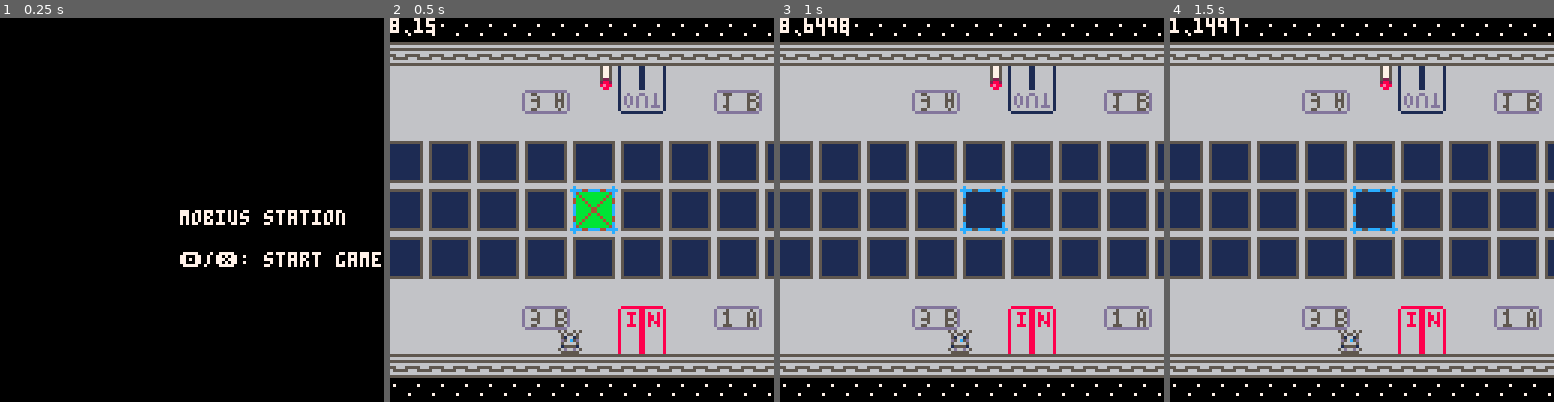
Above: before the commit, frames 1-4 (left to right).
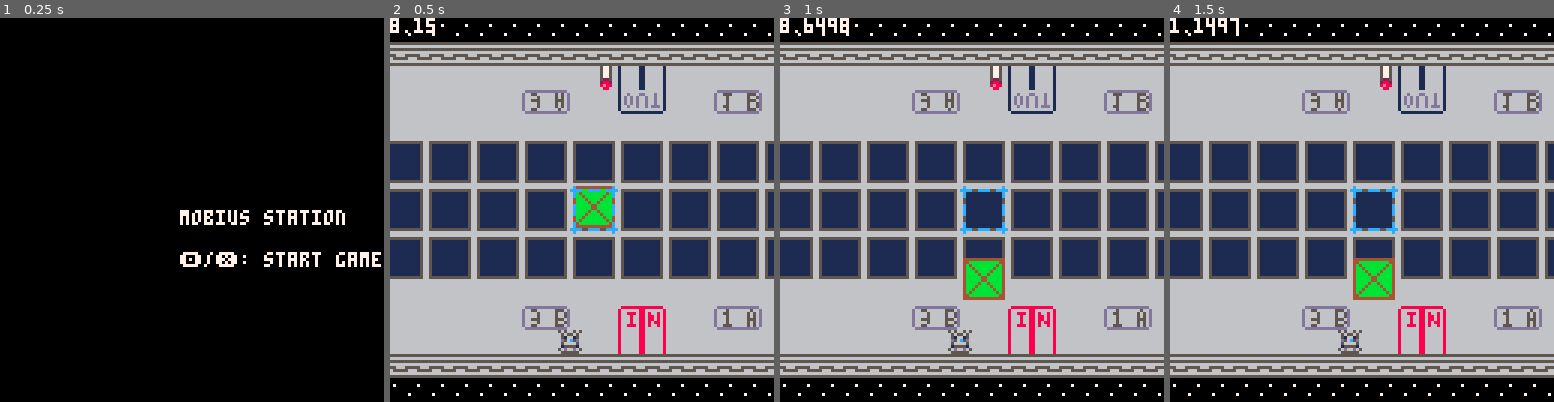
Above: after the commit, the same moments.

Repository: m-r-hunt/Pico-8-Carts
Game: PICO-8 cartridge mobius.p8
Same seed, same stepped clock (60 frames per second), same inputs: the game is played once before the commit and once after it.
Inputs:
- Up to frame 1 (0.25 s): no input
- Up to frame 2 (0.5 s): tap X (X key) at 0.33 s
- Up to frame 3 (1 s): tap O (Z key) at 0.7 s
- Up to frame 4 (1.5 s): tap X (X key) at 1.07 s

Frame 1 is identical in both runs. In frame 2, 0.4% of the frame differs, in the area x 48-58%, y 43-56%; in frame 3, 1.2%, in the area x 47-59%, y 62-74%; in frame 4, 1.2%.

Commit message:
Initial somewhat janky implementation of moving crates

Diff:
--- a/mobius.p8
+++ b/mobius.p8
@@ -7,16 +7,17 @@
 
 --todo
 
---animated crates
+--switch to more small crates(?)
+--fix crate pathfinding around joins
 --better ui on fment
 --day summary screen
 --banners/transitions between states
 --reconceptualize crate management as push/pull
---switch to more small crates(?)
 
 --done
 --multi delivery
 --multi fment
+--animated crates
 
 -->8
 --core
@@ -32,6 +33,7 @@
 		cargo[i]={}
 	end
 	inventory={}
+	crates={}
 end
 
 function get_empty_slot(row,aside)
@@ -55,7 +57,7 @@
 end
 
 function get_target_crate()
-	local row=flr((px%half_loop_width)/16)+1
+	local row=(px%half_loop_width)\16+1
 	local aside=px<half_loop_width
 	local pos
 	if pcarried then
@@ -75,11 +77,33 @@
 		local n,pos=get_target_crate()
 		if not pcarried and cargo[n][pos] then
 			pcarried=cargo[n][pos]
+			pcarried.target="player"
 			cargo[n][pos]=nil
 		elseif pcarried and not cargo[n][pos] then
 			cargo[n][pos]=pcarried
+			pcarried.target="storage"
+			pcarried.targetshelf=n
+			pcarried.targetpos=pos
 			pcarried=nil
 		end
+	end
+end
+
+function get_crate_target_pos(c)
+	if c.target=="storage" then
+		local post={a=9*8,mid=7*8,b=5*8}
+		assert(post[c.targetpos],c.targetpos)
+		return (c.targetshelf-1)*16,post[c.targetpos]
+	elseif c.target=="player" then
+		return px,10*8
+	end
+end
+
+function update_crates()
+	for _,c in pairs(crates) do
+		local tx,ty=get_crate_target_pos(c)
+		c.x=c.x+(tx-c.x)/2
+		c.y=c.y+(ty-c.y)/2
 	end
 end
 
@@ -88,21 +112,9 @@
 end
 
 function draw_objects()
-	for i=1,12 do
-		local c=cargo[i]
-		local x=(i-1)*16
-		if c.a then
-			spr(c.a,x,9*8,2,2)
-			spr(c.a,x+half_loop_width,5*8,2,2,false,true)
-		end
-		if c.mid then
-			spr(c.mid,x,7*8,2,2)
-			spr(c.mid,x+half_loop_width,7*8,2,2,false,true)
-		end
-		if c.b then
-			spr(c.b,x,5*8,2,2)
-			spr(c.b,x+half_loop_width,9*8,2,2,false,true)
-		end
+	for _,crate in pairs(crates) do
+		spr(crate.type,crate.x,crate.y,2,2)
+		spr(crate.type,crate.x+half_loop_width,112-crate.y,2,2)
 	end
 
 	local n,pos=get_target_crate()
@@ -151,11 +163,15 @@
 			local pt={"mid","a","b"}
 			local p=pt[pos]
 			if not cargo[1+x][p] then
-				cargo[1+x][p]=c
+				local newc={type=c,x=0,y=0,target="storage",targetshelf=1+x,targetpos=p}
+				cargo[1+x][p]=newc
+				add(crates,newc)
 				return
 			end
 			if not cargo[12-x][p] then
-				cargo[12-x][p]=c
+				local newc={type=c,x=0,y=0,target="storage",targetshelf=12-x,targetpos=p}
+				cargo[12-x][p]=newc
+				add(crates,newc)
 				return
 			end
 		end
@@ -199,6 +215,7 @@
 
 function update_delivery()
 	update_player()
+	update_crates()
 
 	if t>=delivery_time then
 		if delivery_n>=0 then
@@ -218,6 +235,7 @@
 
 function update_chill()
 	update_player()
+	update_crates()
 
 	if btnp(5) and px>=25*8 and px<=26*8 then
 		transition("fment")
@@ -246,6 +264,7 @@
 
 function update_fment()
 	update_player()
+	update_crates()
 	if btnp(5) and px>=26*8 and px<=28*8 and pcarried==target then
 		pcarried=nil
 		inventory[target]-=1
@@ -269,7 +288,7 @@
 --menus
 
 function update_gameover()
-	if band(btnp(),0b110000)~=0 then
+	if btnp()&0b110000~=0 then
 		transition("title")
 	end
 end
@@ -281,7 +300,7 @@
 end
 
 function update_title()
-	if band(btnp(),0b110000)~=0 then
+	if btnp()&0b110000~=0 then
 		new_game()
 		transition("delivery_prep")
 	end
